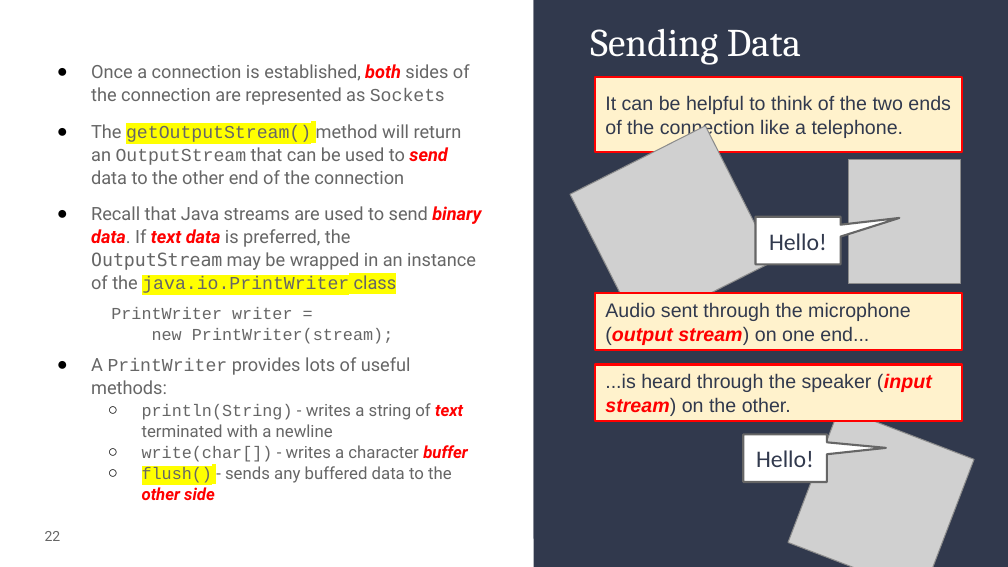
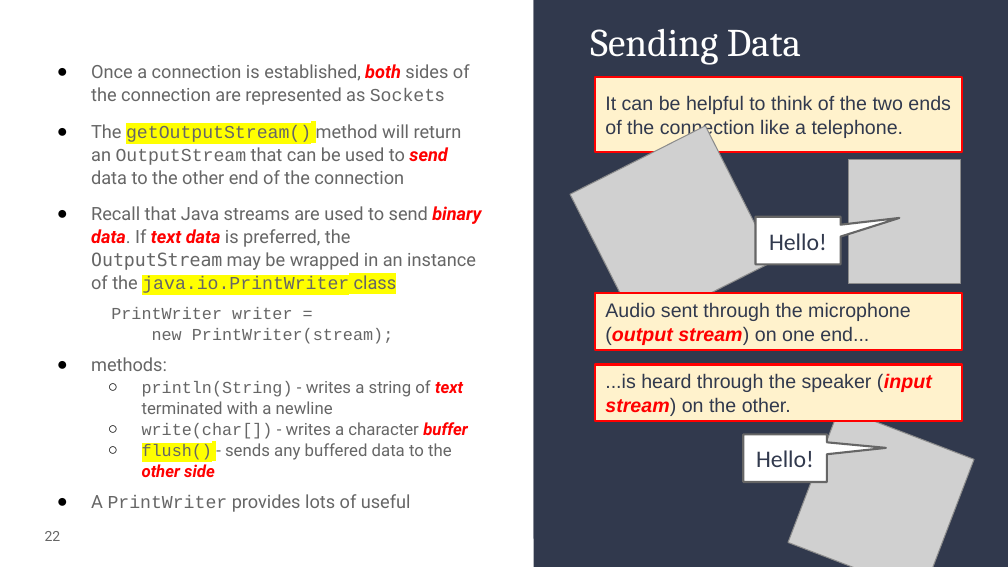
Before and after one commit to alam-tanweer/DailyFolder, a slide deck: slide 22 of CourseContent/Unit 09_ Networking 1/tanweer/09_ Networking I_ta.pptx. Drawn at 1008x567 pixels with LibreOffice and Linux fonts; fonts in the diff are those of the drawing; grey boxes stand for pictures. Boxes give left, top, right and bottom in pixels: in the first picture for what was removed or moved away, otherwise in the second. Text is boxed around its words. In the diff, an @@ line names an element or a change of style, - is before the commit and + after.

```diff
--- a/CourseContent/Unit 09_ Networking 1/tanweer/09_ Networking I_ta.pptx
+++ b/CourseContent/Unit 09_ Networking 1/tanweer/09_ Networking I_ta.pptx
@@ text at box(91, 357, 167, 371): text changed @@
-● A PrintWriter provides lots of useful methods:
+● methods:
@@ text at box(91, 494, 411, 512): paragraph added @@
+● A PrintWriter provides lots of useful
```
Also in this commit, not shown: 6 other slides changed, 17 other files.
